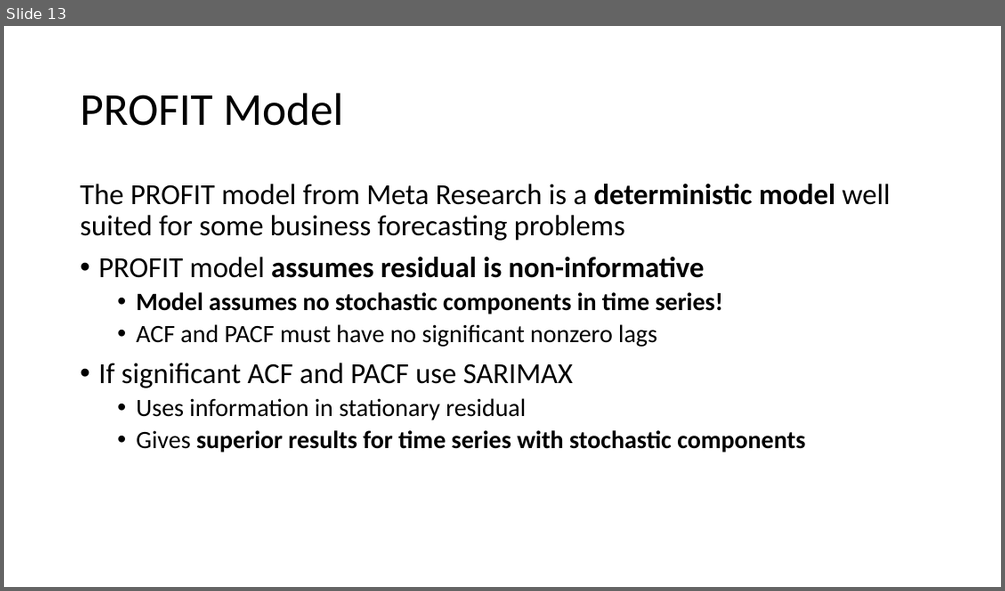
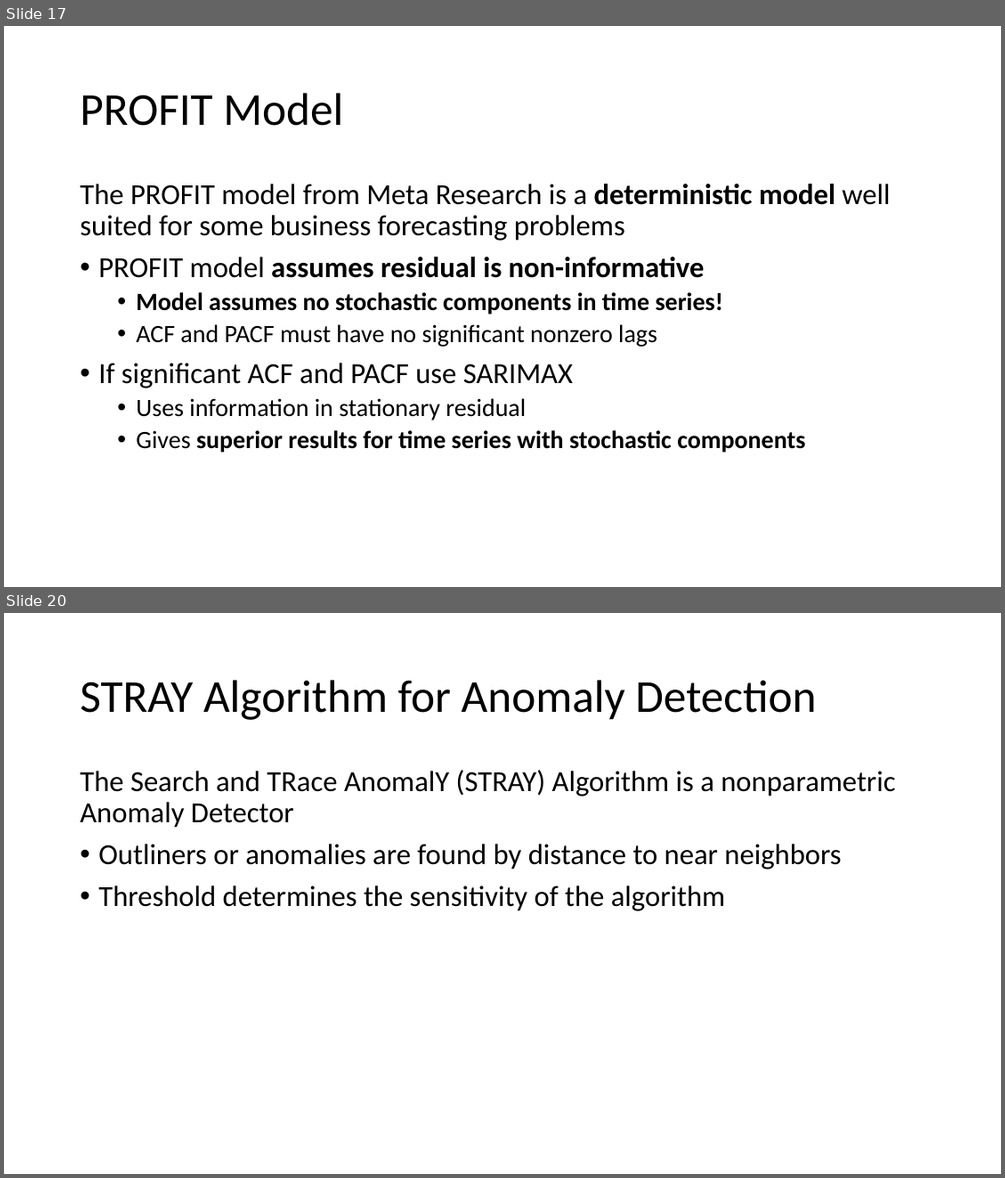
Before and after one commit to StephenElston/CSCI-E-83, a slide deck: LectureSlides/14_ComplexTimeSeries.pptx. Shown one above the other, each under a label of ours: slide 13 before the commit, slides 17 and 20 after it; the slides between them are not shown. The pictures are 1005x591 and 1005x1178 pixels, drawn with LibreOffice and Linux fonts; fonts in the diff are those of the drawing. Boxes give left, top, right and bottom in pixels: in the first picture for what was removed or moved away, otherwise in the second. Text is boxed around its words. In the diff, an @@ line names an element or a change of style, - is before the commit and + after.

Commit message:
Added example slides and slides on anomaly detection

```diff
--- a/LectureSlides/14_ComplexTimeSeries.pptx
+++ b/LectureSlides/14_ComplexTimeSeries.pptx
@@ slide 20 added at [4, 613, 1001, 1174], background #FFFFFF @@
@@ title added at [80, 680, 816, 720], 44 pt, text #000000 @@
+STRAY Algorithm for Anomaly Detection
@@ text added at [80, 770, 895, 911], 28 pt, text #000000 @@
+The Search and TRace AnomalY (STRAY) Algorithm is a nonparametric Anomaly Detector
+• Outliners or anomalies are found by distance to near neighbors
+• Threshold determines the sensitivity of the algorithm
@@ what was slide 13 is now slide 17 @@
```
Also in this commit, not shown: 4 slides changed, 6 other slides added.
